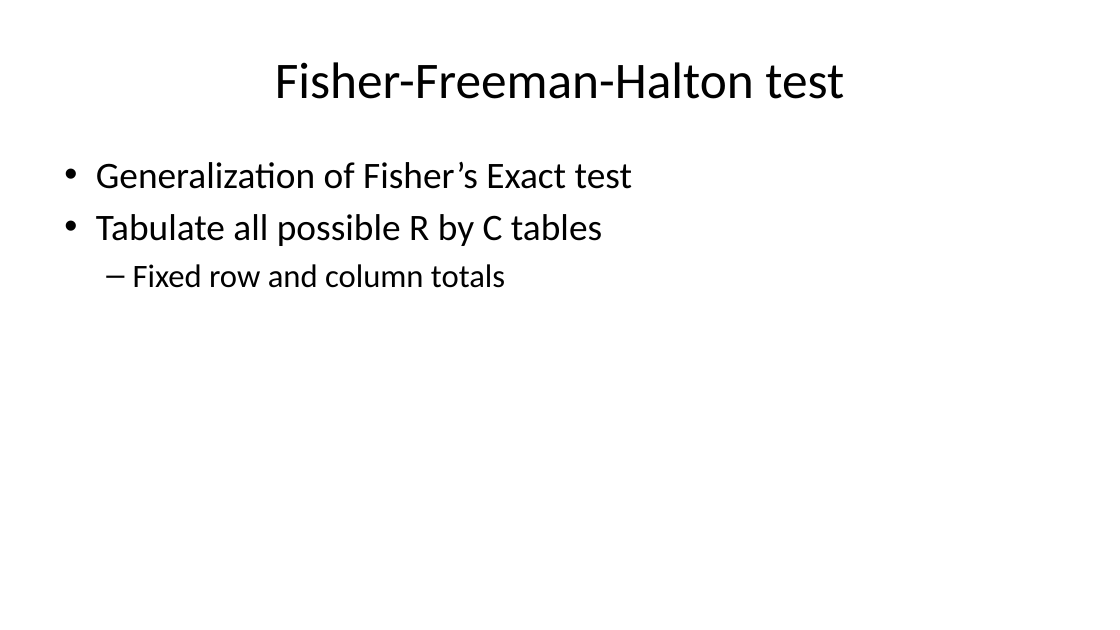
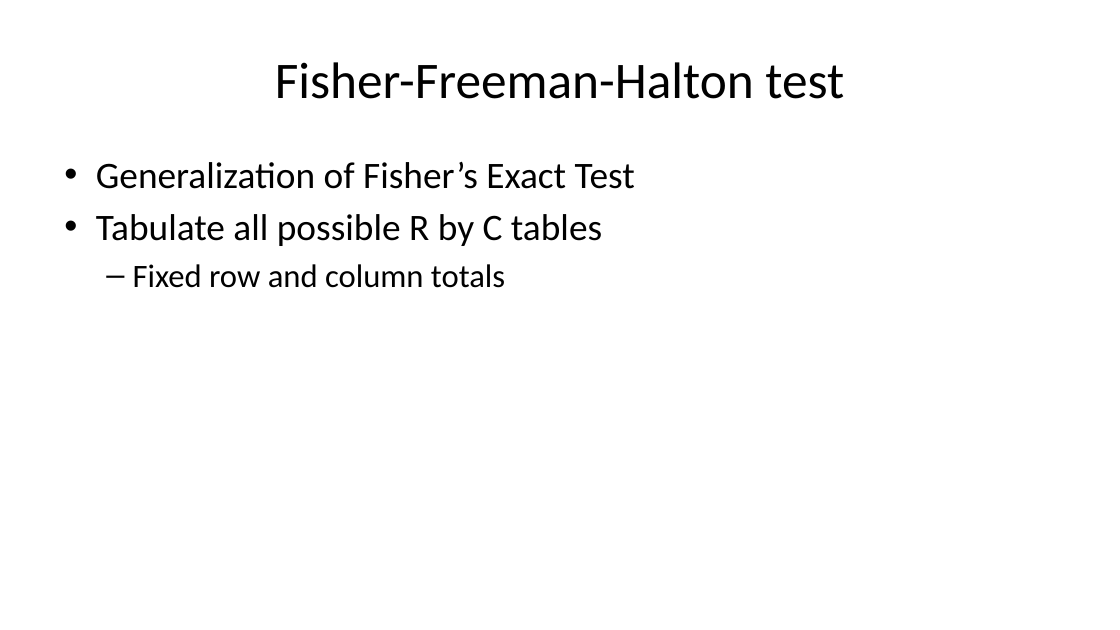
Before and after one commit to pmean/talks, a slide deck: slide 36 of exact-tests/results/exact-and-randomization-tests.pptx. Drawn at 1120x630 pixels with LibreOffice and Linux fonts; fonts in the diff are those of the drawing. Boxes give left, top, right and bottom in pixels: in the first picture for what was removed or moved away, otherwise in the second. Text is boxed around its words. In the diff, an @@ line names an element or a change of style, - is before the commit and + after.

Commit message:
Finalized exact-tests talk

```diff
--- a/exact-tests/results/exact-and-randomization-tests.pptx
+++ b/exact-tests/results/exact-and-randomization-tests.pptx
@@ text at bbox=[96, 161, 635, 189]: text changed @@
-• Generalization of Fisher’s Exact test
+• Generalization of Fisher’s Exact Test
```
Also in this commit, not shown: 11 other slides changed, 2 slides added, 3 slides removed, 3 other files.
